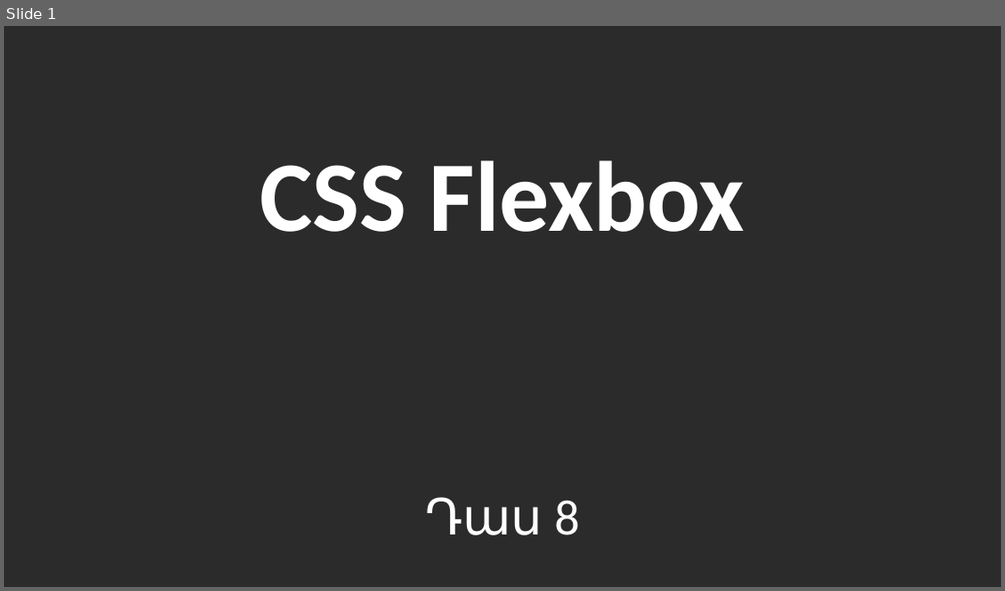
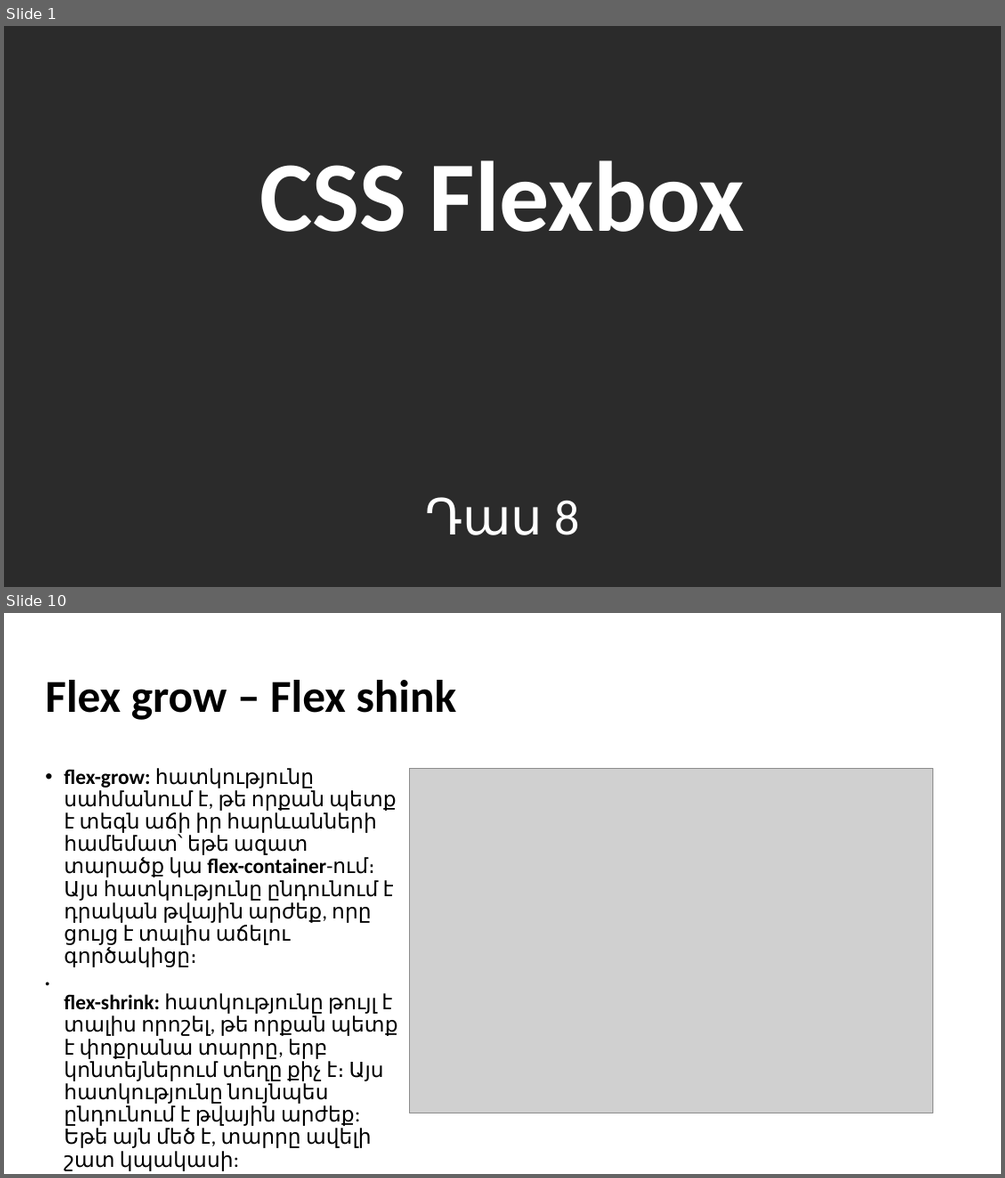
Before and after one commit to blackrainbowtest/BeeOnCode, a slide deck: HTML/08-CSS Flexbox.pptx. Shown one above the other, each under a label of ours: slide 1 before the commit, slides 1 and 10 after it; the slides between them are not shown. The pictures are 1005x591 and 1005x1178 pixels, drawn with LibreOffice and Linux fonts; fonts in the diff are those of the drawing; grey boxes stand for pictures; background and template pictures are left out; a plain dark background stands for a picture behind light text. Boxes give left, top, right and bottom in pixels: in the first picture for what was removed or moved away, otherwise in the second. Text is boxed around its words. In the diff, an @@ line names an element or a change of style, - is before the commit and + after.

```diff
--- a/HTML/08-CSS Flexbox.pptx
+++ b/HTML/08-CSS Flexbox.pptx
@@ slide 10 added at [4, 613, 1001, 1174], background picture (left out) @@
@@ title added at [45, 680, 457, 720], 44 pt, text #000000, bold @@
+Flex grow – Flex shink
@@ text added at [64, 768, 397, 1148], 20 pt, text #000000 @@
+• flex-grow: հատկությունը սահմանում է, թե որքան պետք է տեգն աճի իր հարևանների համեմատ՝ եթե ազատ տարածք կա flex-container-ում։ Այս հատկությունը ընդունում է դրական թվային արժեք, որը ցույց է տալիս աճելու գործակիցը։
+• flex-shrink: հատկությունը թույլ է տալիս որոշել, թե որքան պետք է փոքրանա տարրը, երբ կոնտեյներում տեղը քիչ է։ Այս հատկությունը նույնպես ընդունում է թվային արժեք: Եթե այն մեծ է, տարրը ավելի շատ կպակասի:
@@ picture added at [409, 768, 933, 1112] @@
```
Also in this commit, not shown: 1 slide changed, 10 other slides added, 27 other files.
